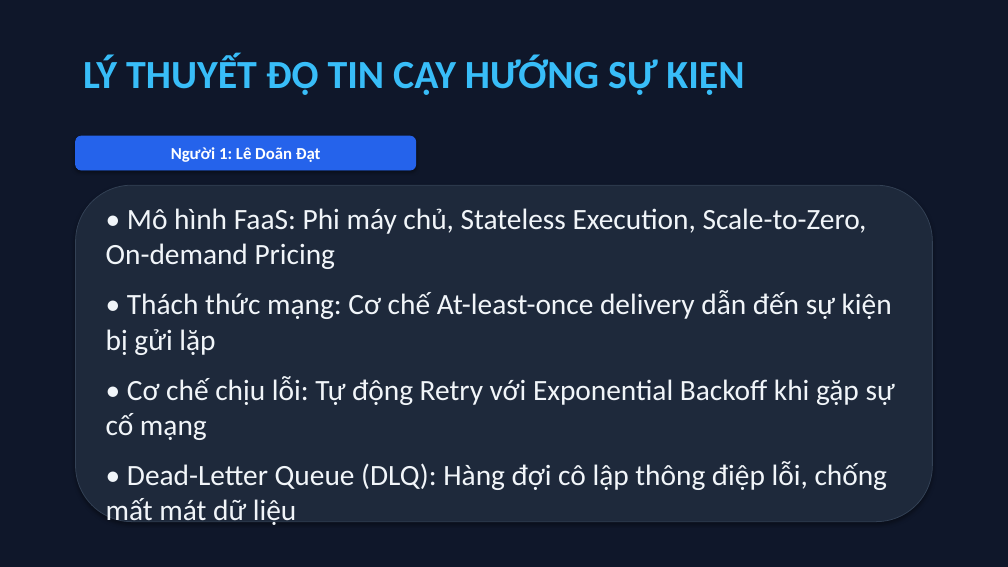
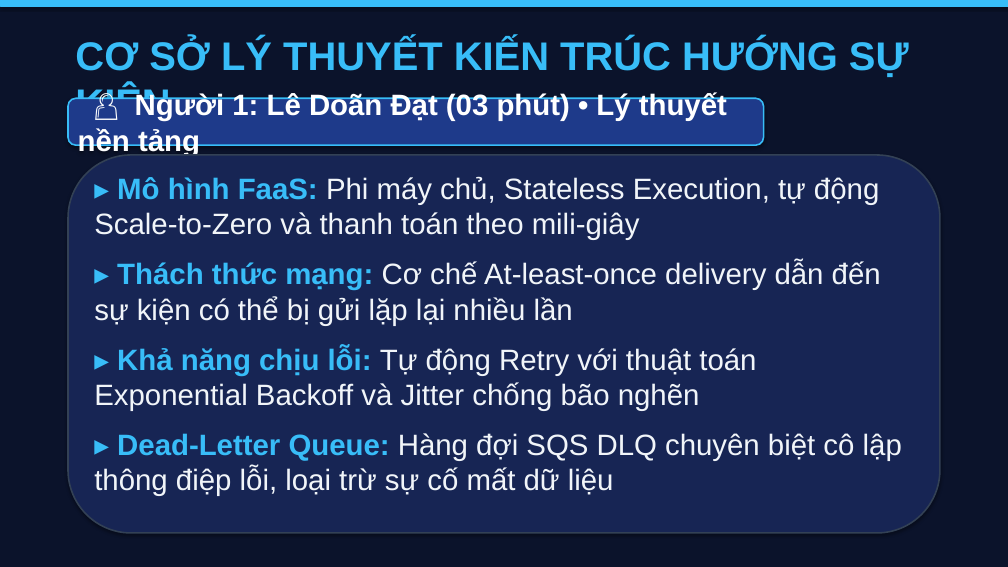
Before and after one commit to datdanghoccode/DTDM_XuLyAnh_Serverless, a slide deck: slide 4 of docs/DTDM_ThuyetTrinh_DeTai9.pptx. Drawn at 1008x567 pixels with LibreOffice and Linux fonts; fonts in the diff are those of the drawing. Boxes give left, top, right and bottom in pixels: in the first picture for what was removed or moved away, otherwise in the second. Text is boxed around its words. In the diff, an @@ line names an element or a change of style, - is before the commit and + after.

```diff
--- a/docs/DTDM_ThuyetTrinh_DeTai9.pptx
+++ b/docs/DTDM_ThuyetTrinh_DeTai9.pptx
@@ rectangle at (x1=0, y1=0, x2=1008, y2=567): fill #0F172A to #0B132B; outline #0F172A 0.75 pt to #0B132B 0.75 pt @@
@@ rectangle added at (x1=0, y1=0, x2=1008, y2=6), fill #38BDF8, outline #38BDF8 0.75 pt @@
@@ text at (x1=75, y1=38, x2=909, y2=122): text changed; font Calibri to Arial @@
-LÝ THUYẾT ĐỘ TIN CẬY HƯỚNG SỰ KIỆN
+CƠ SỞ LÝ THUYẾT KIẾN TRÚC HƯỚNG SỰ KIỆN
@@ rounded rectangle "👤 Người 1: Lê Doãn ..." resized from (x1=76, y1=136, x2=416, y2=170) to (x1=68, y1=98, x2=764, y2=145) @@
@@ rounded rectangle "👤 Người 1: Lê Doãn ..." at (x1=68, y1=98, x2=764, y2=145): fill #2563EB to #1E3A8A; outline #2563EB 0.75 pt to #38BDF8 1.5 pt @@
@@ text in rounded rectangle at (x1=78, y1=92, x2=727, y2=156): text changed; size 16 to 28 pt; font Calibri to Arial @@
-Người 1: Lê Doãn Đạt
+👤 Người 1: Lê Doãn Đạt (03 phút) • Lý thuyết nền tảng
@@ rounded rectangle resized from (x1=76, y1=185, x2=932, y2=522) to (x1=68, y1=155, x2=940, y2=533) @@
@@ rounded rectangle at (x1=68, y1=155, x2=940, y2=533): fill #1E293B to #172554; outline #334155 0.75 pt to #334155 1.5 pt @@
@@ text at (x1=94, y1=176, x2=902, y2=496): text changed; font Calibri to Arial @@
-• Mô hình FaaS: Phi máy chủ, Stateless Execution, Scale-to-Zero, On-demand Pricing
-• Thách thức mạng: Cơ chế At-least-once delivery dẫn đến sự kiện bị gửi lặp
-• Cơ chế chịu lỗi: Tự động Retry với Exponential Backoff khi gặp sự cố mạng
-• Dead-Letter Queue (DLQ): Hàng đợi cô lập thông điệp lỗi, chống mất mát dữ liệu
+▸ Mô hình FaaS: Phi máy chủ, Stateless Execution, tự động Scale-to-Zero và thanh toán theo mili-giây
+▸ Thách thức mạng: Cơ chế At-least-once delivery dẫn đến sự kiện có thể bị gửi lặp lại nhiều lần
+▸ Khả năng chịu lỗi: Tự động Retry với thuật toán Exponential Backoff và Jitter chống bão nghẽn
+▸ Dead-Letter Queue: Hàng đợi SQS DLQ chuyên biệt cô lập thông điệp lỗi, loại trừ sự cố mất dữ liệu
```
Also in this commit, not shown: 10 other slides changed, 3 slides added, 2 slides removed, 8 other files.
